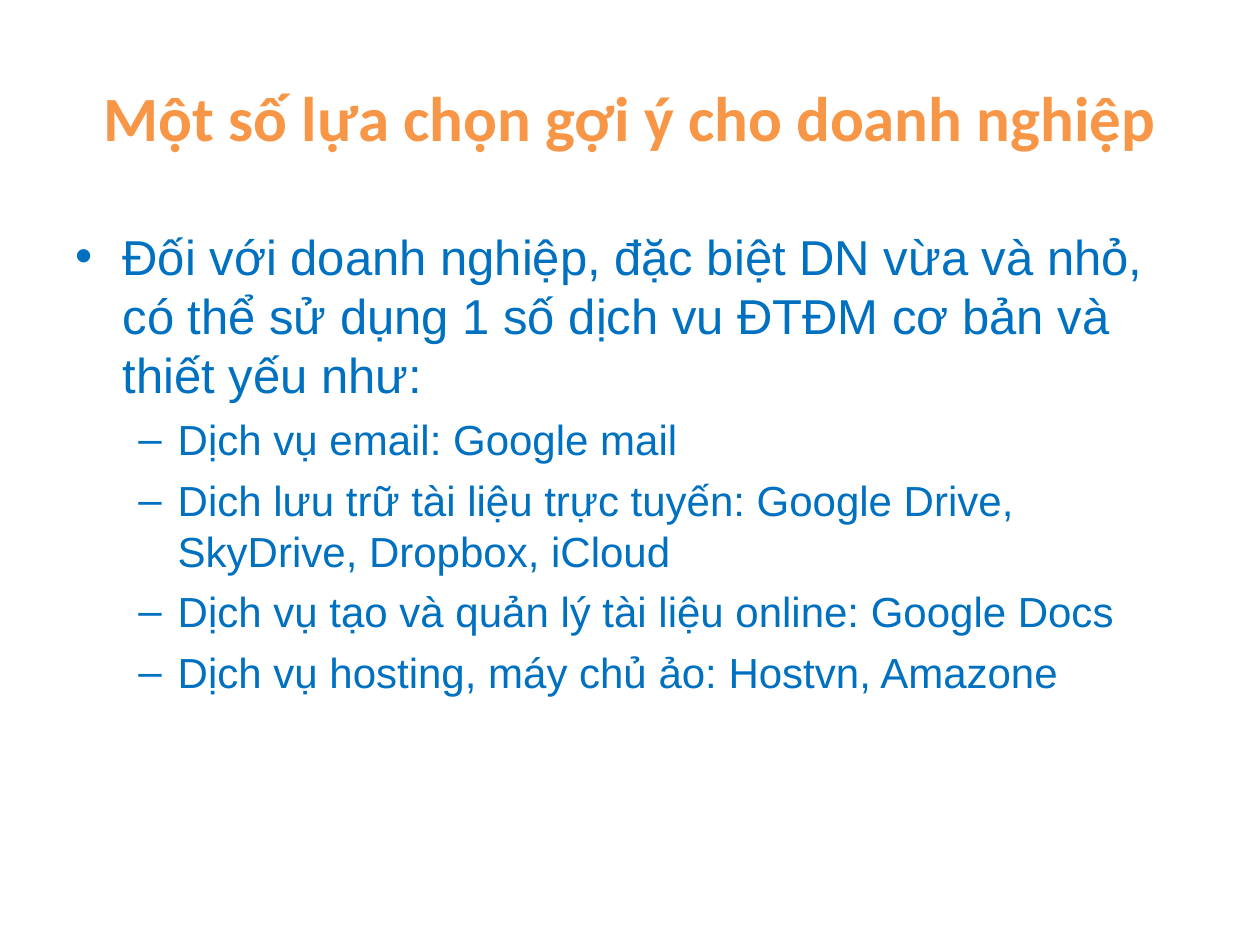
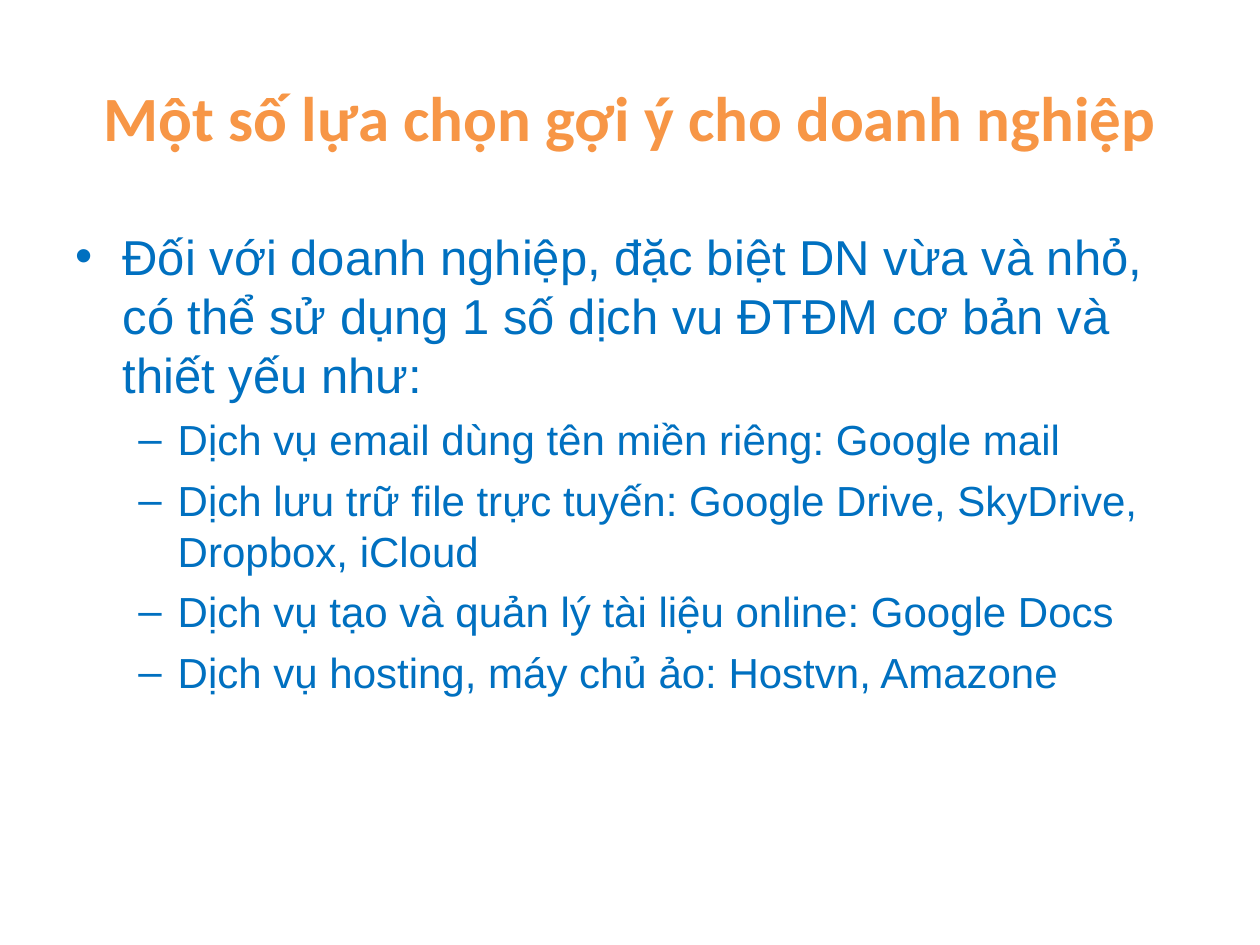
Before and after one commit to ndlongit/longnd-data, a slide deck: slide 14 of Temp/Bai tap ky nang - NDL.ppt. Drawn at 1260x945 pixels with LibreOffice and Linux fonts; fonts in the diff are those of the drawing. Boxes give left, top, right and bottom in pixels: in the first picture for what was removed or moved away, otherwise in the second. Text is boxed around its words. In the diff, an @@ line names an element or a change of style, - is before the commit and + after.

```diff
--- a/Temp/Bai tap ky nang - NDL.ppt
+++ b/Temp/Bai tap ky nang - NDL.ppt
@@ text at box(178, 422, 1137, 575): text changed @@
-  – Dịch vụ email: Google mail
-  – Dich lưu trữ tài liệu trực tuyến: Google Drive, SkyDrive, Dropbox, iCloud
+  – Dịch vụ email dùng tên miền riêng: Google mail
+  – Dịch lưu trữ file trực tuyến: Google Drive, SkyDrive, Dropbox, iCloud
```
Also in this commit, not shown: 1 other slide changed, 5 slides added.
